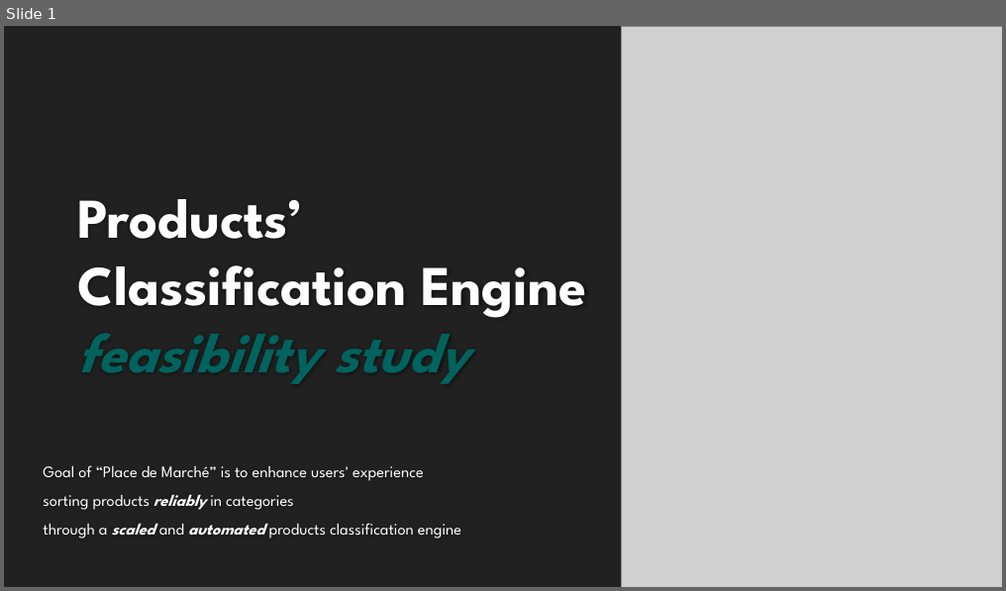
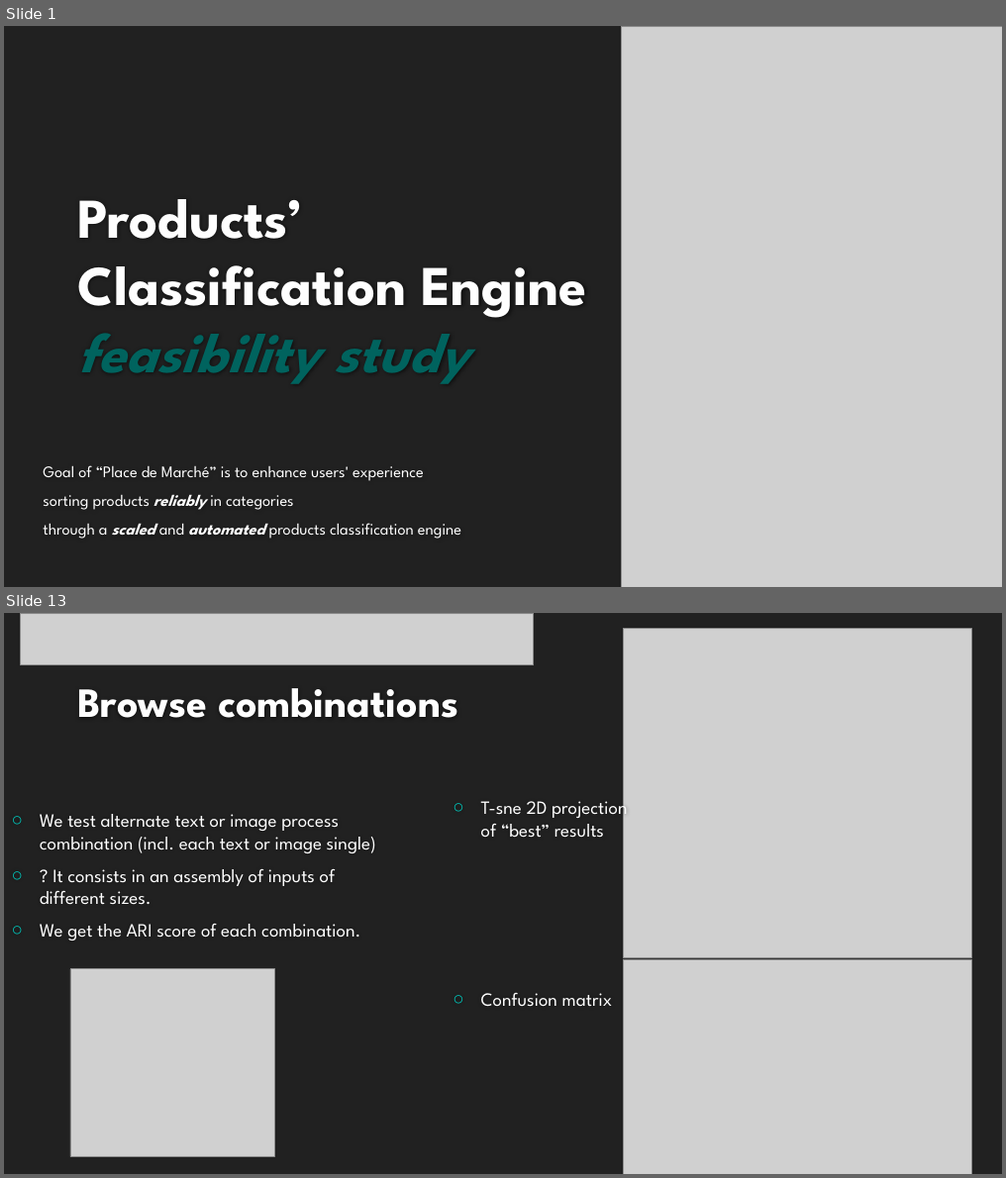
Before and after one commit to EtienneLardeur/P6_ClassificationEngine, a slide deck: P6_02_Support.pptx. Shown one above the other, each under a label of ours: slide 1 before the commit, slides 1 and 13 after it; the slides between them are not shown. The pictures are 1006x591 and 1006x1178 pixels, drawn with LibreOffice and Linux fonts; fonts in the diff are those of the drawing; grey boxes stand for pictures; background and template pictures are left out. Boxes give left, top, right and bottom in pixels: in the first picture for what was removed or moved away, otherwise in the second. Text is boxed around its words. In the diff, an @@ line names an element or a change of style, - is before the commit and + after.

```diff
--- a/P6_02_Support.pptx
+++ b/P6_02_Support.pptx
@@ slide 13 added at [4, 613, 1002, 1174], background #212121 @@
@@ picture added at [21, 613, 534, 665] @@
@@ picture added at [623, 628, 971, 959] @@
@@ title added at [78, 688, 458, 718], 40 pt, text #FEFEFE, bold @@
+Browse combinations
@@ text added at [40, 814, 376, 941], 18 pt, text #FFFFFF @@
+○ We test alternate text or image process combination (incl. each text or image single)
+○ ? It consists in an assembly of inputs of different sizes.
+○ We get the ARI score of each combination.
@@ text added at [481, 795, 627, 838], 18 pt, text #FFFFFF @@
+○ T-sne 2D projection of “best” results
@@ picture added at [623, 959, 971, 1174] @@
@@ picture added at [70, 969, 275, 1157] @@
@@ text added at [481, 993, 613, 1007], 18 pt, text #FFFFFF @@
+○ Confusion matrix
```
Also in this commit, not shown: 6 slides changed, 7 other slides added, 5 slides removed.
